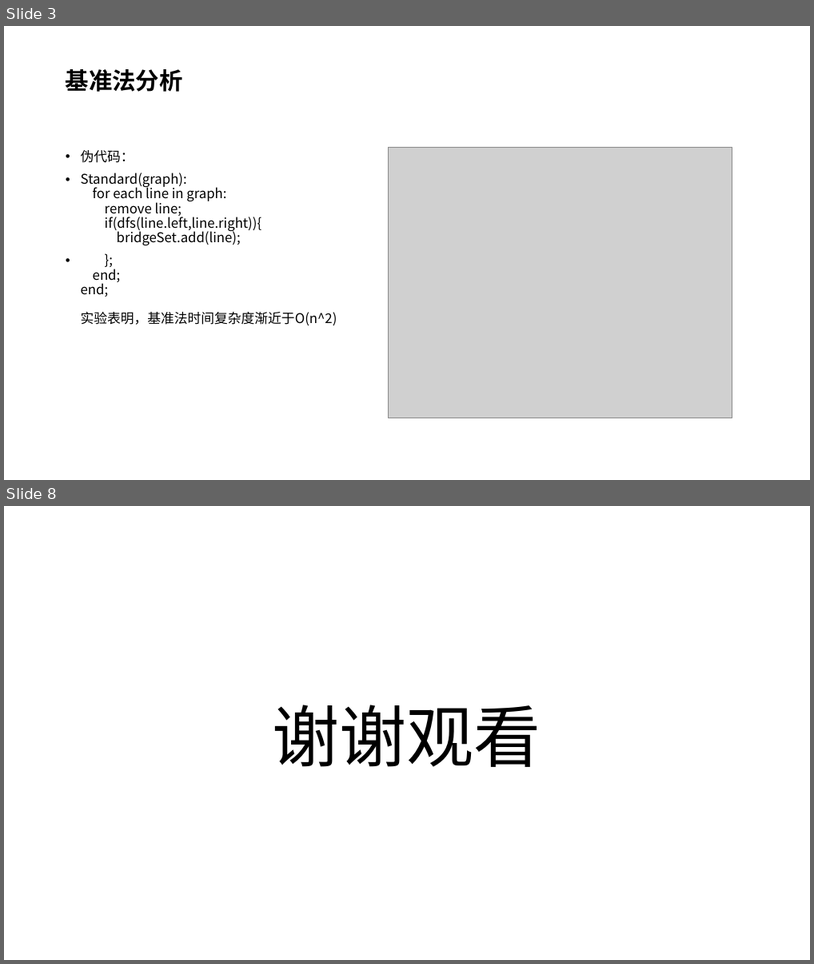
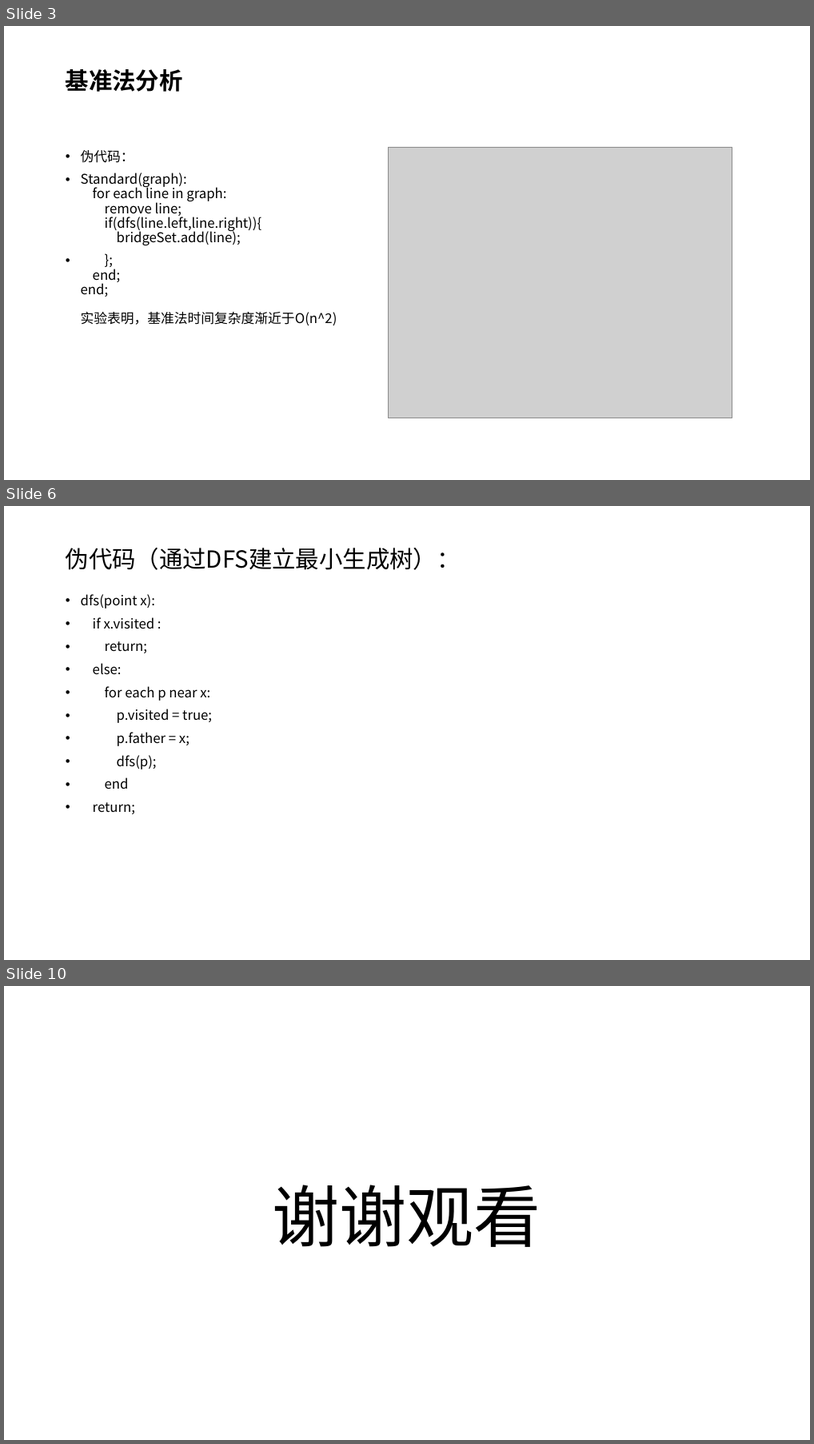
Before and after one commit to VirtualPuffer/Algorithm_Experiment, a slide deck: report/实验5/算法实验05.pptx. Shown one above the other, each under a label of ours: slides 3 and 8 before the commit, slides 3, 6 and 10 after it; the slides between them are not shown. The pictures are 814x964 and 814x1444 pixels, drawn with LibreOffice and Linux fonts; fonts in the diff are those of the drawing; grey boxes stand for pictures. Boxes give left, top, right and bottom in pixels: in the first picture for what was removed or moved away, otherwise in the second. Text is boxed around its words. In the diff, an @@ line names an element or a change of style, - is before the commit and + after.

```diff
--- a/report/实验5/算法实验05.pptx
+++ b/report/实验5/算法实验05.pptx
@@ slide 6 added at (4,506,810,960), background #FFFFFF @@
@@ title added at (66,548,461,570), 28 pt, text #000000 @@
+伪代码（通过DFS建立最小生成树）：
@@ text added at (81,594,212,814), 16 pt, text #000000 @@
+• dfs(point x):
+• if x.visited :
+• return;
+• else:
+• for each p near x:
+• p.visited = true;
+• p.father = x;
+• dfs(p);
+• end
+• return;
@@ what was slide 8 is now slide 10 @@
```
Also in this commit, not shown: 1 slide changed, 4 other slides added, 3 slides removed, 3 other files.
